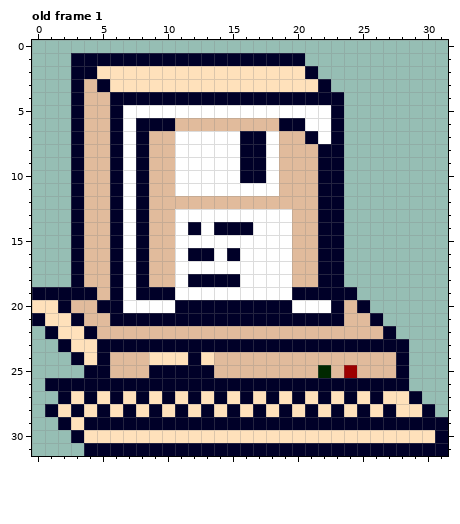
A pixel-art file gets an edit: interactables/SavePoint_sprite.aseprite. Above: the version before the commit.
32x32 pixels, 1 frame. Shown: old frame 1. The commit also changed other frames, which this record leaves out.
And afterwards:
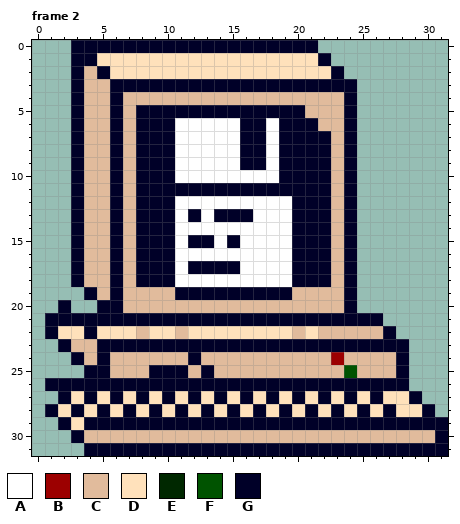
Palette (. is transparent): A #ffffff  B #9c0000  C #e1bb9c  D #ffe1bb  E #002800  F #005300  G #000028
A new or re-ordered frame is compared with the old frame closest to it.
The author wrote: CODE: continued work on checkpoint, got some of the animations to work.
Edits made:
frames 1 -> 6
layer "keyboard" added
--- frame 2 is new; against old frame 1, layers "save", "screen", "PC"
@@ x 0..31 @@
- 0 ................................
- 1 ...GGGGGGGGGGGGGGGGGG...........
- 2 ...GGDDDDDDDDDDDDDDDDG..........
- 3 ...GCGDDDDDDDDDDDDDDDDG.........
- 4 ...GCCGGGGGGGGGGGGGGGGGG........
- 5 ...GCCGAAAAAAAAAAAAAAAAG........
- 6 ...GCCGAGGGCCCCCCCCGGAAG........
- 7 ...GCCGAGCCAAAAAGGACCGAG........
- 8 ...GCCGAGCCAAAAAGGACCCGG........
- 9 ...GCCGAGCCAAAAAGGACCCGG........
-10 ...GCCGAGCCAAAAAGGACCCGG........
-11 ...GCCGAGCCAAAAAAAACCCGG........
-12 ...GCCGAGCCCCCCCCCCCCCGG........
-13 ...GCCGAGCCAAAAAAAAACCGG........
-14 ...GCCGAGCCAGAGGGAAACCGG........
-15 ...GCCGAGCCAAAAAAAAACCGG........
-16 ...GCCGAGCCAGGAGAAAACCGG........
-17 ...GCCGAGCCAAAAAAAAACCGG........
-18 ...GCCGAGCCAGGGGAAAACCGG........
-19 GGGGGCGAGGGAAAAAAAAAGGGGG.......
-20 DDGCCGGAAAAGGGGGGGGGAAAGCG......
-21 GDDGCCGGGGGGGGGGGGGGGGGGCCG.....
-22 .GDDGCCCCCCCCCCCCCCCCCCCCCCG....
-23 ..GDDGGGGGGGGGGGGGGGGGGGGGGGG...
-24 ...GDGCCCDDDGDCCCCCCCCCCCCCCG...
-25 ....GGCCCGGGGGCCCCCCCCECBCCCG...
+ 0 ...GGGGGGGGGGGGGGGGGGG..........
+ 1 ...GGDDDDDDDDDDDDDDDDDG.........
+ 2 ...GCGDDDDDDDDDDDDDDDDDG........
+ 3 ...GCCGGGGGGGGGGGGGGGGGGG.......
+ 4 ...GCCGCCCCCCCCCCCCCCCCCG.......
+ 5 ...GCCGCGGGGGGGGGGGGGCCCG.......
+ 6 ...GCCGCGGGAAAAAGGAGGGCCG.......
+ 7 ...GCCGCGGGAAAAAGGAGGGGCG.......
+ 8 ...GCCGCGGGAAAAAGGAGGGGCG.......
+ 9 ...GCCGCGGGAAAAAGGAGGGGCG.......
+10 ...GCCGCGGGAAAAAAAAGGGGCG.......
+11 ...GCCGCGGGGGGGGGGGGGGGCG.......
+12 ...GCCGCGGGAAAAAAAAAGGGCG.......
+13 ...GCCGCGGGAGAGGGAAAGGGCG.......
+14 ...GCCGCGGGAAAAAAAAAGGGCG.......
+15 ...GCCGCGGGAGGAGAAAAGGGCG.......
+16 ...GCCGCGGGAAAAAAAAAGGGCG.......
+17 ...GCCGCGGGAGGGGAAAAGGGCG.......
+18 ...GCCGCGGGAAAAAAAAAGGGCG.......
+19 ....GCGCCCCGGGGGGGGGCCCCG.......
+20 ..G..GGCCCCCCCCCCCCCCCCCG.......
+21 .GGGGGGGGGGGGGGGGGGGGGGGGGG.....
+22 .GDDGDDDCDDCDDDDDDDDCDCCCCCG....
+23 ..GCCGGGGGGGGGGGGGGGGGGGGGGGG...
+24 ...GCGCCCCCCGCCCCCCCCCCBCCCCG...
+25 ....GGCCCGGGCGCCCCCCCCCCFCCCG...
 26 .GGGGGGGGGGGGGGGGGGGGGGGGGGGG...
@@ x 0..31 @@
 29 ..GDGGGGGGGGGGGGGGGGGGGGGGGGGGGG
-30 ...GDDDDDDDDDDDDDDDDDDDDDDDDDDDG
+30 ...GCCCCCCCCCCCCCCCCCCCCCCCCCCCG
 31 ....GGGGGGGGGGGGGGGGGGGGGGGGGGGG
Boxes around the changes in both pictures, in picture pixels (x1, y1, x2, y2):
changed: (32, 40, 370, 378)
changed: (84, 430, 435, 443)
